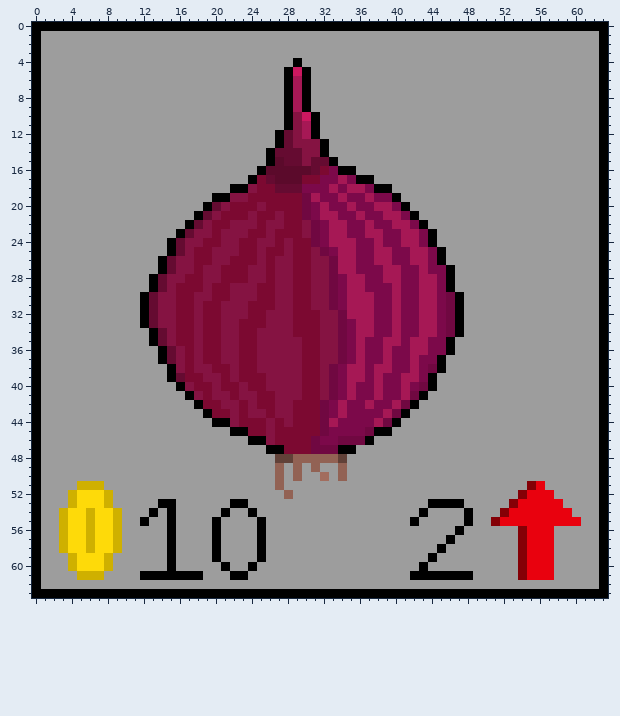
Two states of a pixel-art sprite, 1GAM/Nov17-Harvest/Harvest/Assets/Art/Actives/Images/Onion.png. The picture above was drawn from the file before the commit.
The file is 128x128 pixels, drawn in blocks of 2x2; one block is one cell here. Colours within 5 levels of each other are drawn and written as one.
The same view after the edit:
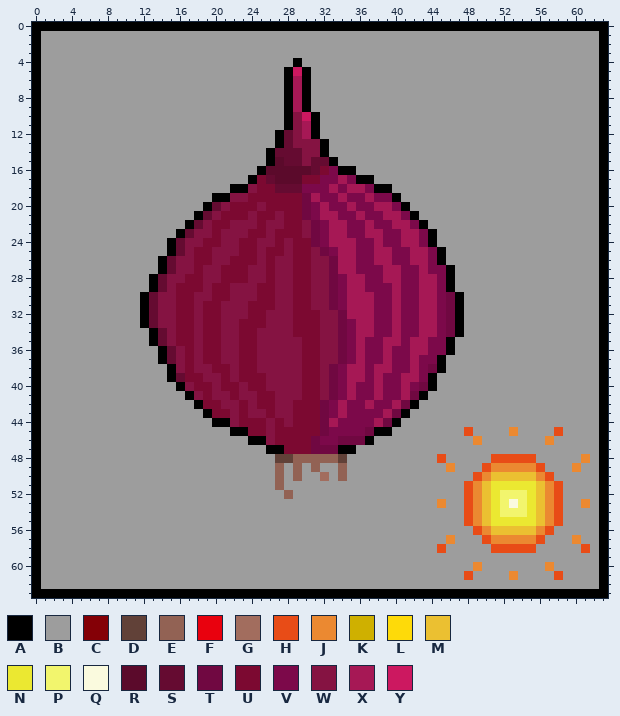
Palette (. is transparent): A #000000  B #9d9d9d  C #840006  D #614138  E #926254  F #e9010e  G #a26d5e  H #e84c17  J #eb8931  K #cfb000  L #feda09  M #ebc031  N #ebe831  P #f2f56d  Q #fafade  R #5b0a2b  S #650b31  T #700841  U #7c0931  V #7c094a  W #851342  X #a61855  Y #cc1860
Edits made:
Changed rows in their new state; - is an unchanged pixel.
first column x 3:
45 ---------------------------------------------H----J----H---
46 ----------------------------------------------J-------J----
48 ------------------------------------------H-----HHHHH-----J
49 -------------------------------------------J---HJJJJJH---J-
50 ----------------------------------------------HJMMMMMJH----
51 --BBB----------------------------------------HJMNNNNNMJH---
52 -BBBBB---------------------------------------HJMNPPPNMJH---
53 -BBBBB-----BB------BB--------------------BJBBHJMNPQPNMJH--J
54 BBBBBBB---B-B-----B--B------------------B----HJMNPPPNMJHB--
55 BBBBBBB--B--B----B----B----------------B-----HJMNNNNNMJHBB-
56 BBBBBBB-----B----B----B---------------------B-HJMMMMMJH----
57 BBBBBBB-----B----B----B--------------------J---HJJJJJHB--J-
58 BBBBBBB-----B----B----B-------------------H-----HHHHHBB---H
59 -BBBBB------B----B----B------------------B---------BBBB----
60 -BBBBB------B-----B--B------------------B-----J----BBBJ----
61 --BBB----BBBBBBB---BB------------------BBBBBBH----JBBBBH---
